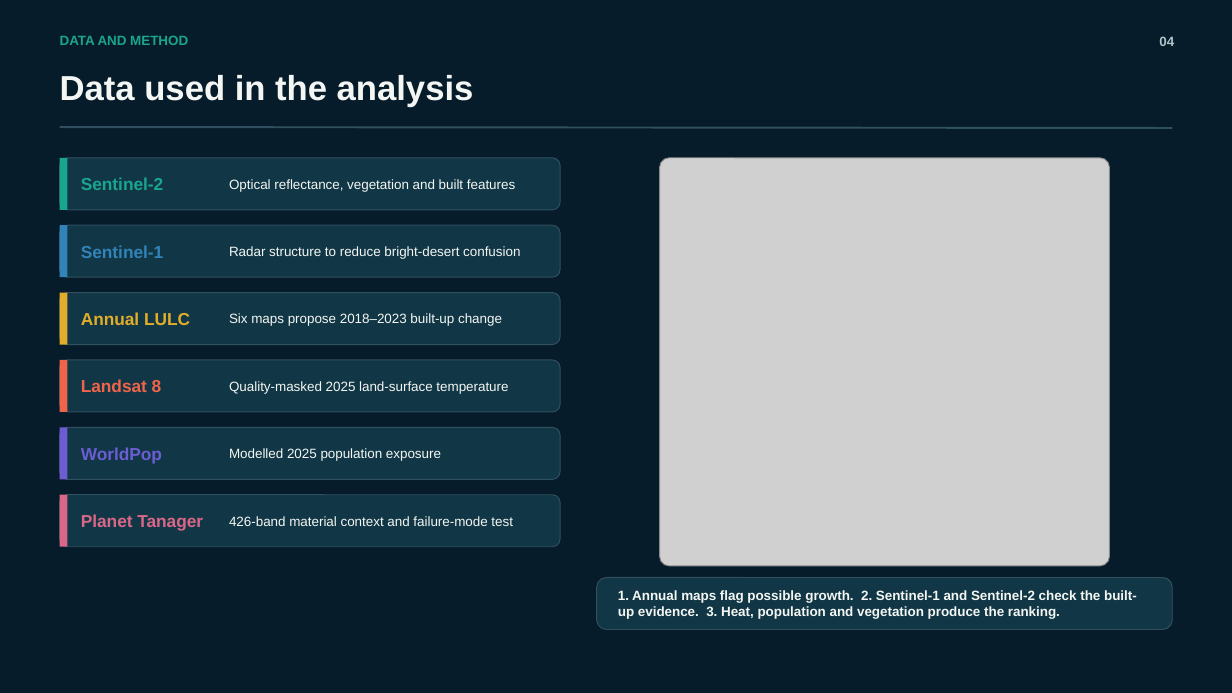
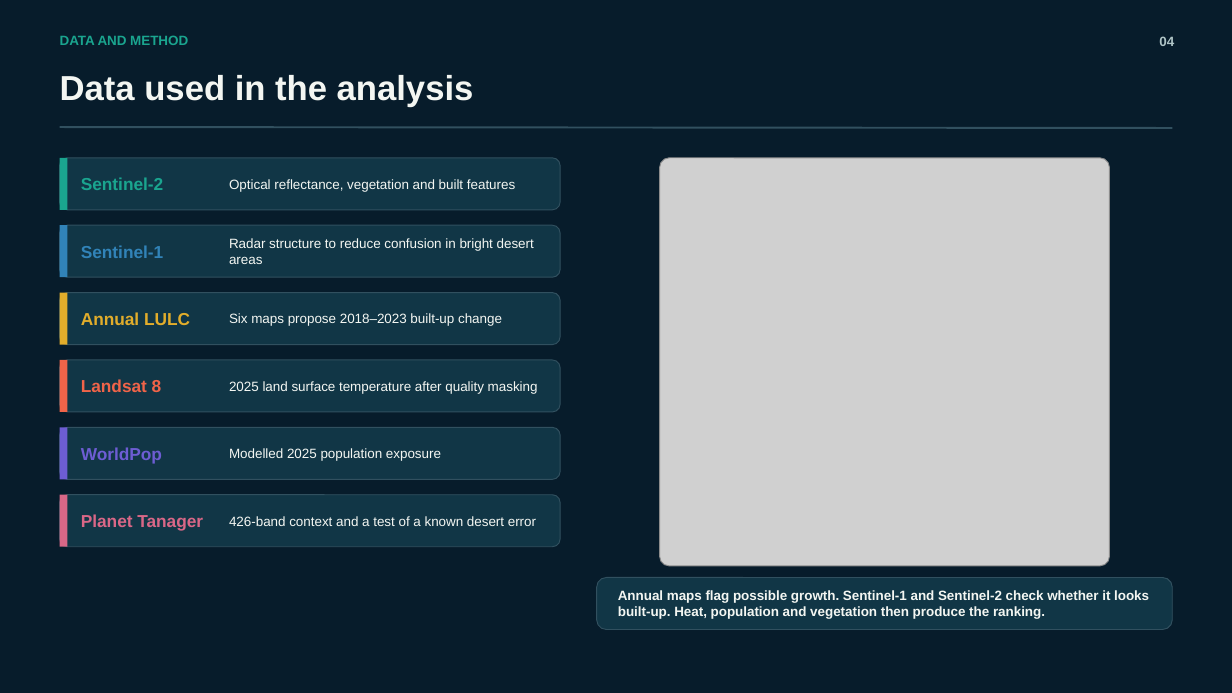
Before and after one commit to Yusuf-Karanib/riyadh-heatready, a slide deck: slide 4 of slides/Riyadh_HeatReady_Final_Judging_Pitch_SUBMIT.pptx. Drawn at 1232x693 pixels with LibreOffice and Linux fonts; fonts in the diff are those of the drawing; grey boxes stand for pictures. Boxes give left, top, right and bottom in pixels: in the first picture for what was removed or moved away, otherwise in the second. Text is boxed around its words. In the diff, an @@ line names an element or a change of style, - is before the commit and + after.

```diff
--- a/slides/Riyadh_HeatReady_Final_Judging_Pitch_SUBMIT.pptx
+++ b/slides/Riyadh_HeatReady_Final_Judging_Pitch_SUBMIT.pptx
@@ text at (x1=229, y1=238, x2=534, y2=264): text changed @@
-Radar structure to reduce bright-desert confusion
+Radar structure to reduce confusion in bright desert areas
@@ text at (x1=229, y1=381, x2=538, y2=394): text changed @@
-Quality-masked 2025 land-surface temperature
+2025 land surface temperature after quality masking
@@ text at (x1=229, y1=516, x2=536, y2=526): text changed @@
-426-band material context and failure-mode test
+426-band context and a test of a known desert error
@@ text at (x1=618, y1=590, x2=1149, y2=619): text changed @@
-1. Annual maps flag possible growth. 2. Sentinel-1 and Sentinel-2 check the built-up evidence. 3. Heat, population and vegetation produce the ranking.
+Annual maps flag possible growth. Sentinel-1 and Sentinel-2 check whether it looks built-up. Heat, population and vegetation then produce the ranking.
```
Also in this commit, not shown: 7 other slides changed, 4 other files.
